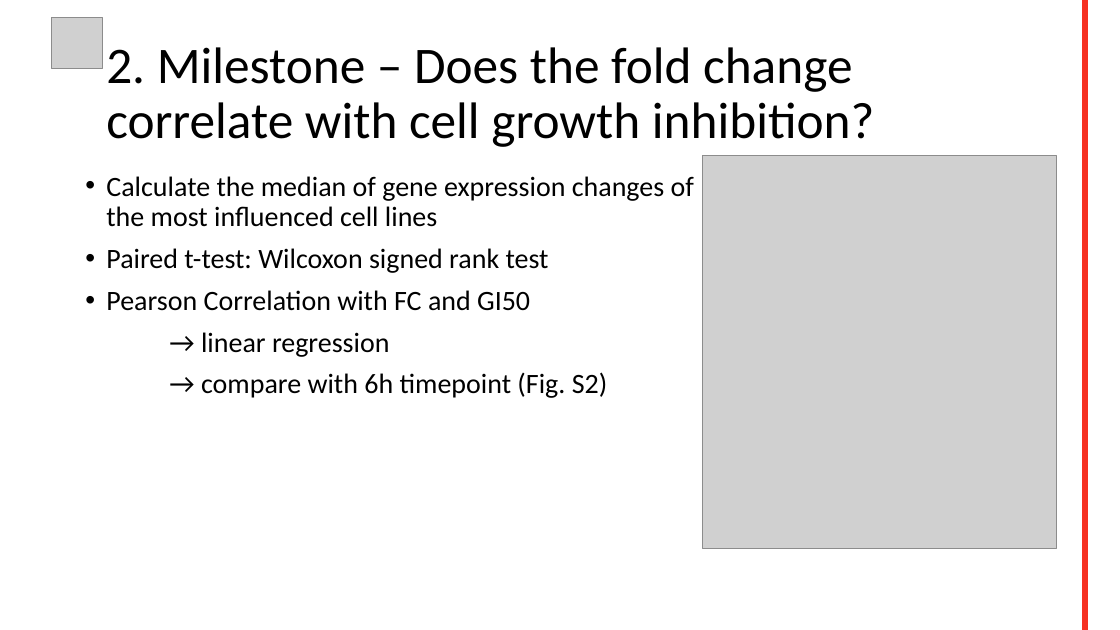
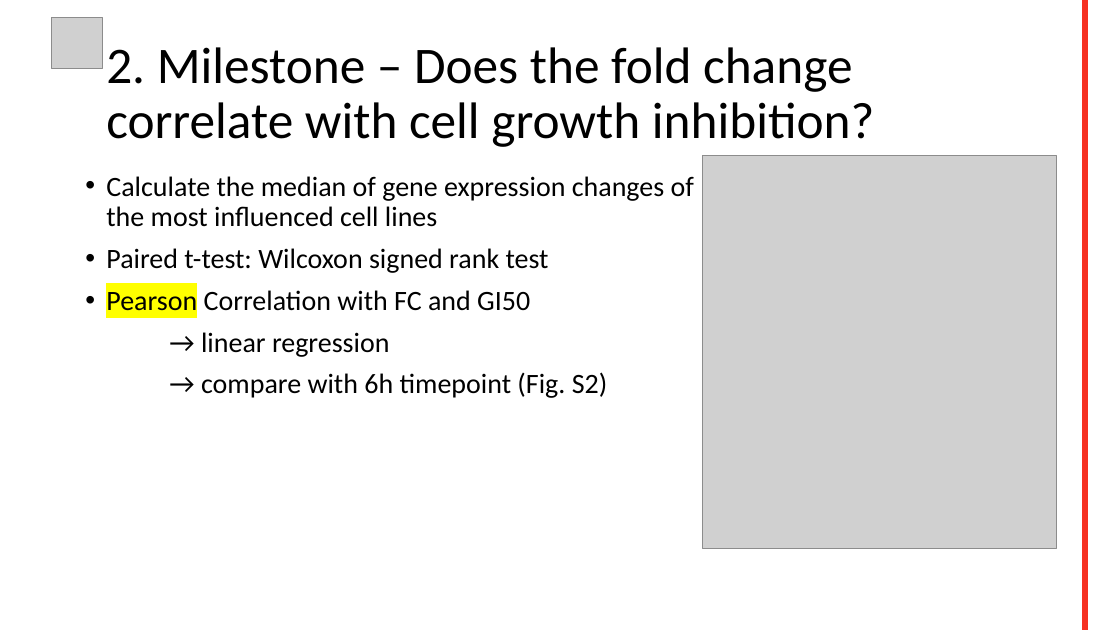
Before and after one commit to datascience-mobi/group-04-project-2-4, a slide deck: slide 7 of Project proposal.pptx (slide 5 before the commit). Drawn at 1120x630 pixels with LibreOffice and Linux fonts; fonts in the diff are those of the drawing; grey boxes stand for pictures; background and template pictures are left out. Boxes give left, top, right and bottom in pixels: in the first picture for what was removed or moved away, otherwise in the second. Text is boxed around its words. In the diff, an @@ line names an element or a change of style, - is before the commit and + after.

Commit message:
Update milestones

```diff
--- a/Project proposal.pptx
+++ b/Project proposal.pptx
@@ text at [106,290,530,311]: highlight none to #FFFF00 in "Pearson" @@
```
Also in this commit, not shown: 3 other slides changed, 2 slides added.
